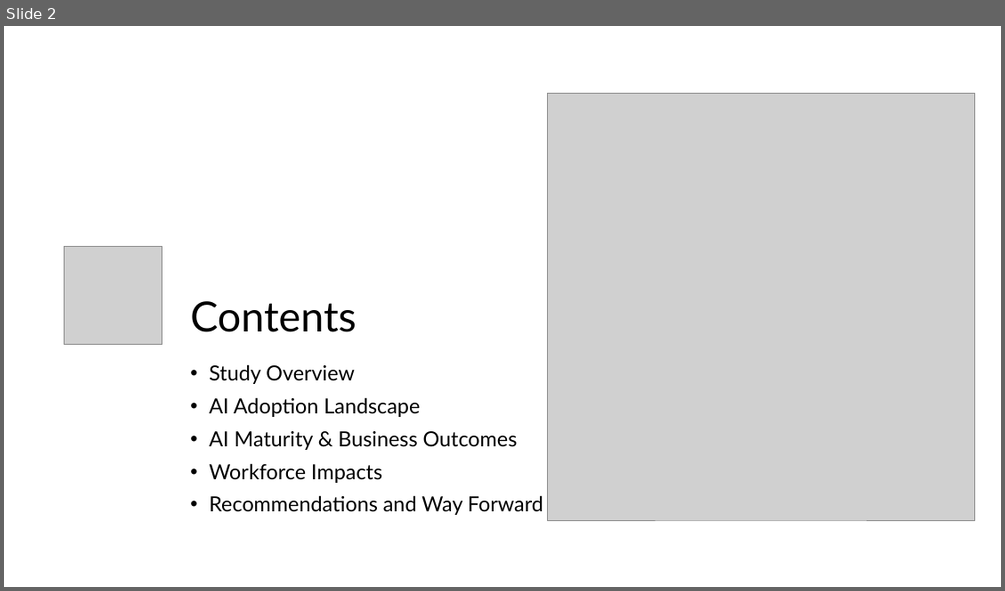
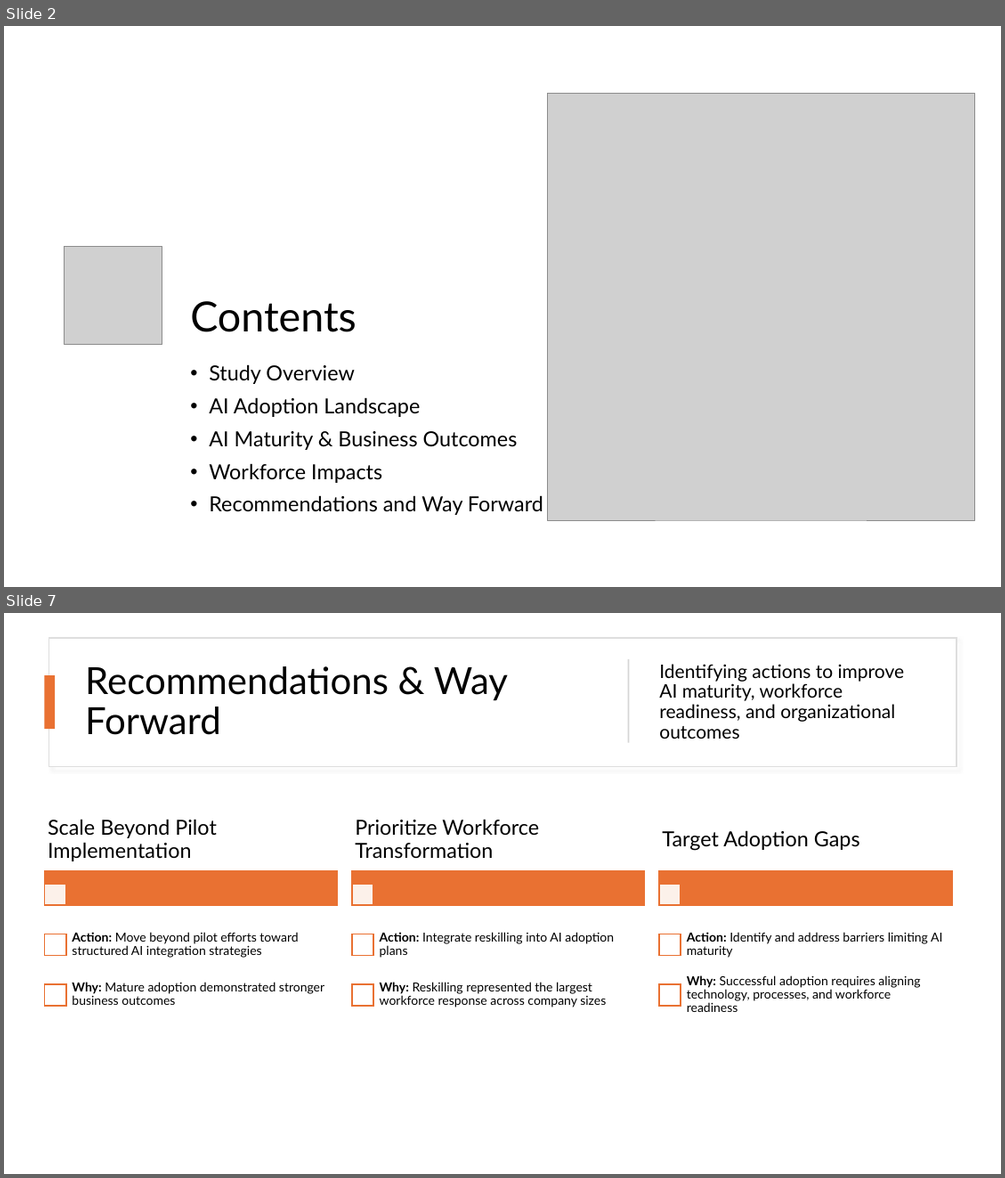
Before and after one commit to S-Shockley/MidtermAIAdoption, a slide deck: Presentation/Global AI Adoption & Workforce Impact Dataset.pptx. Shown one above the other, each under a label of ours: slide 2 before the commit, slides 2 and 7 after it; the slides between them are not shown. The pictures are 1005x591 and 1005x1178 pixels, drawn with LibreOffice and Linux fonts; fonts in the diff are those of the drawing; grey boxes stand for pictures. Boxes give left, top, right and bottom in pixels: in the first picture for what was removed or moved away, otherwise in the second. Text is boxed around its words. In the diff, an @@ line names an element or a change of style, - is before the commit and + after.

```diff
--- a/Presentation/Global AI Adoption & Workforce Impact Dataset.pptx
+++ b/Presentation/Global AI Adoption & Workforce Impact Dataset.pptx
@@ slide 7 added at (4,613,1001,1174), background #FFFFFF @@
@@ rectangle added at (48,638,956,766), fill #FFFFFF, outline #DEDEDE 1 pt @@
@@ rectangle added at (628,659,629,743), fill #D5D5D5 @@
@@ text added at (659,664,904,738), 18 pt, text #000000 @@
+Identifying actions to improve AI maturity, workforce readiness, and organizational outcomes
@@ rectangle added at (44,676,55,730), fill #E97132 @@
@@ title added at (85,666,508,735), 36 pt, text #000000 @@
+Recommendations & Way Forward
@@ group added at (44,819,952,1012): 12 rectangles, 9 texts @@
+Scale Beyond Pilot Implementation
+Action: Move beyond pilot efforts toward structured AI integration strategies
+Why: Mature adoption demonstrated stronger business outcomes
+Prioritize Workforce Transformation
+Action: Integrate reskilling into AI adoption plans
+Why: Reskilling represented the largest workforce response across company sizes
+Target Adoption Gaps
+Action: Identify and address barriers limiting AI maturity
+Why: Successful adoption requires aligning technology, processes, and workforce readiness
```
Also in this commit, not shown: 3 slides changed, 2 other slides added, 3 slides removed.
